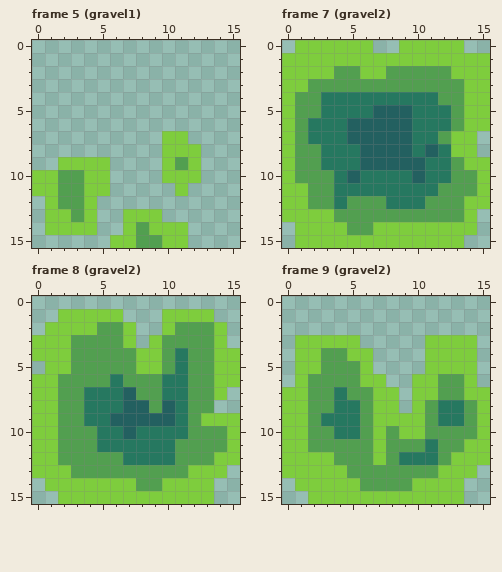
One commit to this pixel-art file: graphics/source/sprites/gravel.aseprite. The picture above is the old version.
16x16 pixels, 12 frames. Shown: frame 5 (gravel1), frame 7 (gravel2), frame 8 (gravel2), frame 9 (gravel2). The commit also changed other frames, which this record leaves out.
The same view after the edit:
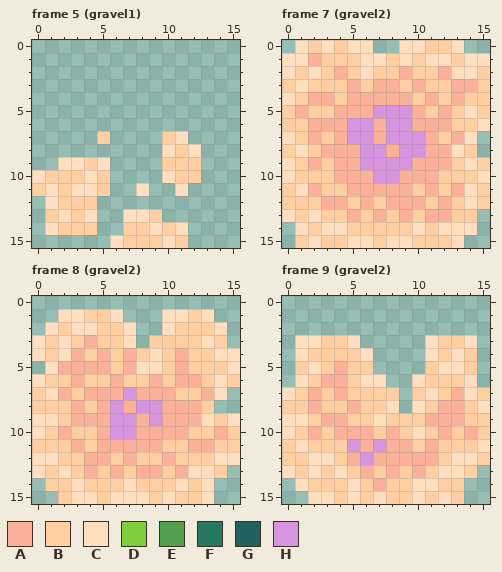
Palette (. is transparent): A #fab099  B #ffcfa1  C #ffdfc0  D #7ecd3d  E #529f50  F #267860  G #236060  H #d694df
Edits made:
layer "Midnight" now hidden
layer "Evening" now hidden
Changed rows in their new state; - is an unchanged pixel.
Frame 5 (gravel1):
first column x 0:
 7 -----B----BC-
 8 ----------CBC
 9 --CCBC----BBB
10 CBBBCB----CBB
11 BCBCCB--C--C-
12 -CBBB--------
13 -BCBC--CCB---
14 -CBBB--BBCBC-
15 ------CBBBCB-
Frame 7 (gravel2):
first column x 0:
 0 -CBCBCC--CCBBC--
 1 CCABBBCCBCBCCBCC
 2 CBCBABCBBABBACCB
 3 BCBBBABAABABBAAB
 4 CBAABAAAAABABABB
 5 BABBAAAHHHABABCB
 6 BBAAAHHAHHAAABBC
 7 CBABAHHAHHHABAC-
 8 BCBAAAHHAHHAACB-
 9 CBABAAHHHHAAABCB
10 CBBBAAAHHAAABBBC
11 BCABBAAAAABABACB
12 BBBAABABAAABABCB
13 CBCBBABABABAABB-
14 -CBCCBBBBBCBCCC-
15 -BCBBCCBCCBBBC--
Frame 8 (gravel2):
first column x 0:
 1 --CCBBC---CCBC--
 2 -CBCCBBC--CBBBC-
 3 CBCBABBC-BBBBCB-
 4 CBCABABABCBABBCC
 5 -CAAAABACCBABBBC
 6 CBBABBABBABAABCB
 7 BCABAAAHAAABBAC-
 8 BBBABAHAHHAAAB--
 9 CCBAAAHHAHAAACBC
10 CBABBAHHAAAABBAB
11 BBBABAAAAABBAABB
12 CCBBAABABBABBBCC
13 CBCBABABAABACCB-
14 -BBCBBBCBBBCBC--
15 --BCCBCCCBCBBC--
Frame 9 (gravel2):
first column x 0:
 3 -CCBBC-----CBBC-
 4 -CBBBBC----CBCB-
 5 -BCBABB----BCCB-
 6 -CBAABCC--CBBBC-
 7 CBABABBBB-BCBACB
 8 BBABBABBC-CBAABC
 9 CCBAABBCBBBAAABB
10 CBABAAABABCBABAB
11 BCBBBHAHAABABBBC
12 BBCCBAHAAAAABCCB
13 CBCBCBABABABCCB-
14 -CBBBCBABBCCBB--
15 --CCBCBCBBCBCB--
Changed places in both pictures, as pixel boxes (x1, y1, x2, y2):
changed: (32, 131, 201, 248)
changed: (282, 40, 490, 248)
changed: (32, 309, 240, 504)
changed: (282, 335, 490, 504)
